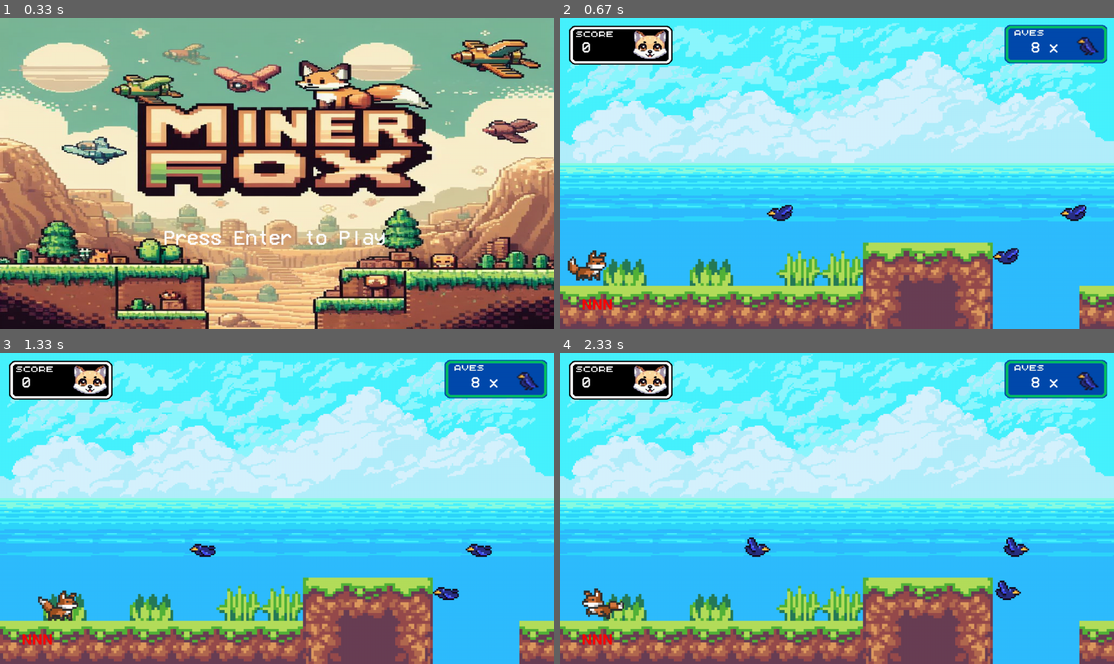
Above: before the commit, frames 1-4 (two rows, left to right).
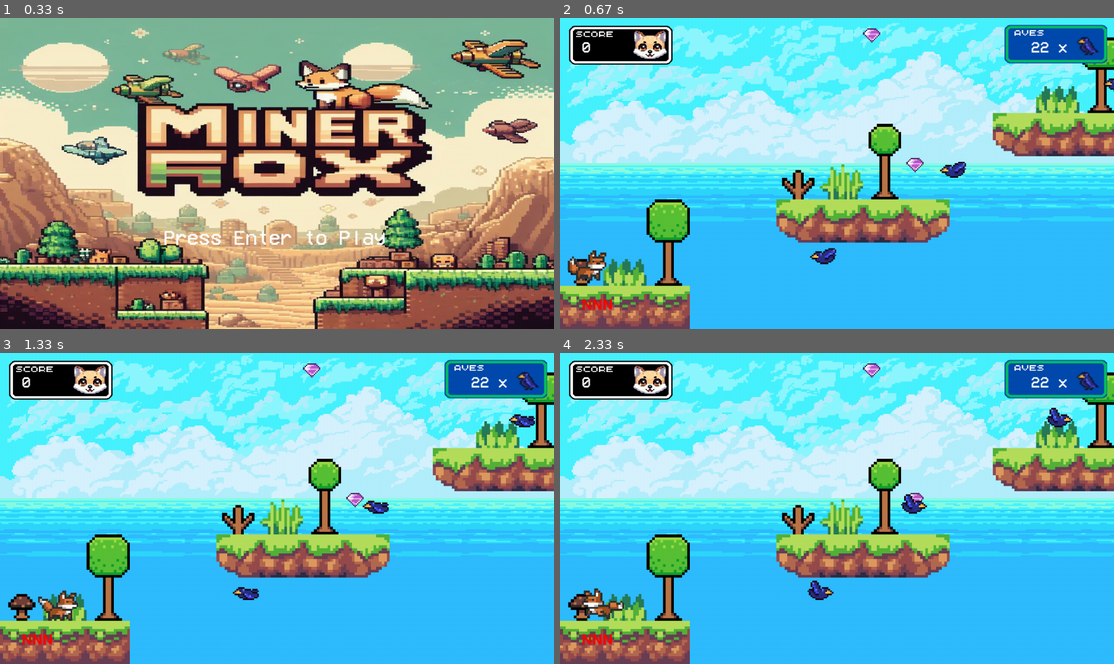
Above: after the commit, the same moments.

Repository: felbk/MinerFox---Pygame
Game: pygame game, started from setup.py
Same seed, same stepped clock (60 frames per second), same inputs: the game is played once before the commit and once after it.
Inputs:
- Up to frame 1 (0.33 s): no input
- Up to frame 2 (0.67 s): tap Keypad Enter at 0.33 s
- Up to frame 3 (1.33 s): hold D 0.67-1.13 s; hold D from 1.17 s (still down)
- Up to frame 4 (2.33 s): release D at 1.63 s; hold A 1.67-2.2 s; hold A from 2.23 s (still down)

Frame 1 is identical in both runs. In frame 2, 26% of the frame differs, in the area x 1-100%, y 3-100%; in frame 3, 26%; in frame 4, 26%.

Commit message:
Dificultando Fase 4

Diff:
--- a/Fase1.py
+++ b/Fase1.py
@@ -131,9 +131,9 @@
     [0, 0, 0, 0, 0, 0, 0, D, 0, 0, 0, 0, 25, 0, 0, 0, C, V, V,B, 0, 0, 0, 0, H, 0, 0, 0, A, 0, 0, 0, 0, 0, 0, 0, 0, 0],
     [0, 0, 0, 0, 0, 0, 0, 0, 0, 0, 0, G, T, A, 0, 0, 0, 0, 0, 0, 0, 0, 0, G, T, 0, 0, C, V, B, 0, 0, F, G, 0, 0, 0, 0],
     [0, 0, 0, 0, 0, 0, 0, 26, 0, 0, C, V, V, B, 0, 0, 0, 0, 0, 0, 0, 0, 0, C, B, 0, 0, 0, 0, 0, 0, 0, C, B, 0, 0, 0, 0],
-    [0, 0, 0, 0, 0, M, F, T, D, A, 0, 0, 0, 0, 0, 0, 0, 0, 0, 0, 0, 0, 0, 0, 0, 0, 0, 0, 0, 0, 0, 0, 0, 0, 0, 0, 0, 0],
-    [0, 0, H, 0, 0,C, V, V, B, 0, 0, 0, 0, 0, 0, 0, 0, 0, 0, 0, 3, 3, 0, 0, 0, 0, 0, 0, 0, 0, 0, 0, 0, 0, 3,3 , 0, 0],
-    [36, G, T, A, 0, 0, 0, 0, 0, 0, 0, 0, 0, 0, 0, 0, 0, 0, 0, 0, 6, 6, 0, 0, 0, 0, 0, 0, D, 0, 0, 0, 0, 0, 6, 6, 0, 0],
+    [0, 0, 0, 0, 0, M, F, T, D, A, 0, 0, 0, 0, 0, 0, 0, 0, 0, 0, 0, 0, 0, 0, 0, 0, 0, 0, A, 0, 0, 0, 0, 0, 0, 0, 0, 0],
+    [0, 0, H, 0, 0,C, V, V, B, 0, 0, 0, 0, 0, 0, 0, 0, 0, 0, 0, 3, 3, 0, 0, A, A, A, 0, A, A, A, A, A, A, 3,3 , 0, 0],
+    [36, G, T, 0, 0, 0, A,0, 0, 0, 0, 0, 0, 0, 0, 0, 0, 0, 0, 0, 6, 6, 0, 0, A, A, A, 0, D, 0, 0, A, A, A, 6, 6, 0, 0],
     [3, 3, 3, 0, 0, 0, 0, 0, 0, 0, 0, 0, 0, 0, 0, 0, 0, 0, 0, 0, 6, 6, 3, 3, 3, 3, 3, 3, 3, 3, 3, 3, 3, 3, 6, 6, 0, 0]]
 
     FASE = Fase(tela,(4000,1000),matmapa4) #Cria tamanho da fase
--- a/setup.py
+++ b/setup.py
@@ -16,7 +16,7 @@
 PLAYING = 1 #Esta jogando
 QUIT = 2 #Estado de sair do jogo
 state = HOME # Jogo começa na tela inicial
-fase = 1 # Jogo começa na fase 1
+fase = 4 # Jogo começa na fase 1
 
 
 #Loop principal
